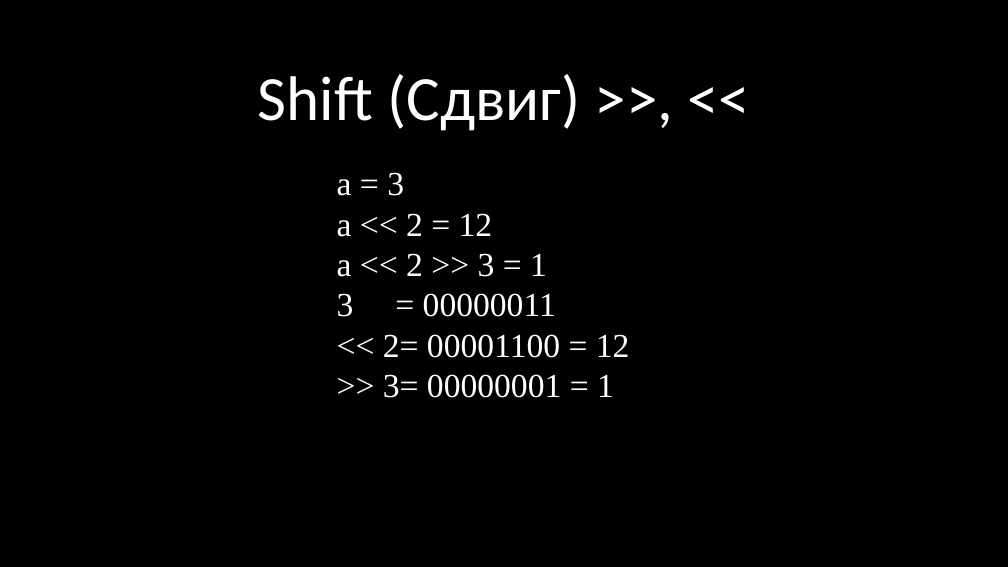
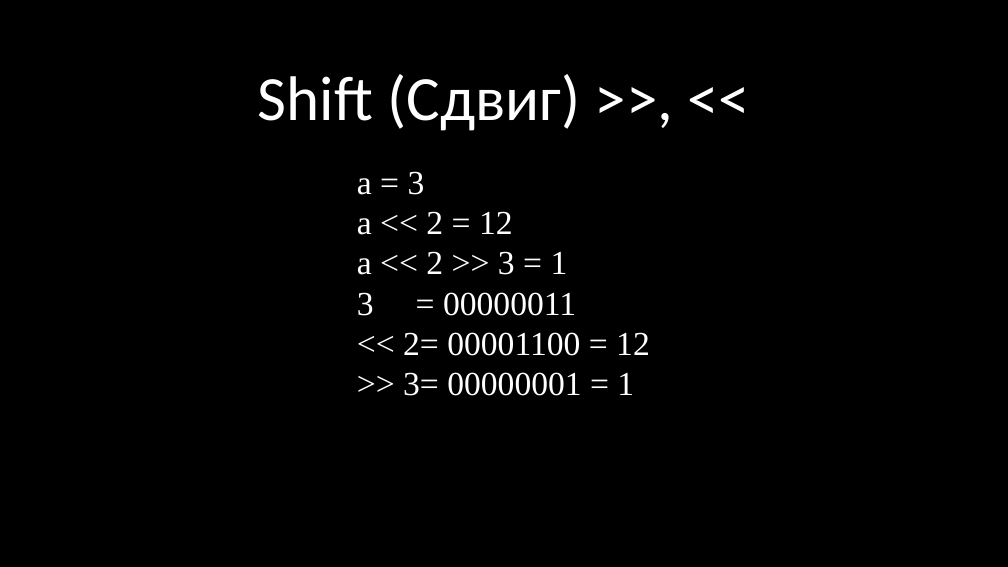
Before and after one commit to kruffka/C-Programming, a slide deck: slide 9 of 2024-2025/slides_pptx/4_bitwise_operations.pptx. Drawn at 1008x567 pixels with LibreOffice and Linux fonts; fonts in the diff are those of the drawing. Boxes give left, top, right and bottom in pixels: in the first picture for what was removed or moved away, otherwise in the second. Text is boxed around its words. In the diff, an @@ line names an element or a change of style, - is before the commit and + after.

```diff
--- a/2024-2025/slides_pptx/4_bitwise_operations.pptx
+++ b/2024-2025/slides_pptx/4_bitwise_operations.pptx
@@ text "a = 3" moved from (x1=337, y1=172, x2=630, y2=398) to (x1=357, y1=171, x2=650, y2=396) @@
```
Also in this commit, not shown: 4 slides added, 1 other file.
